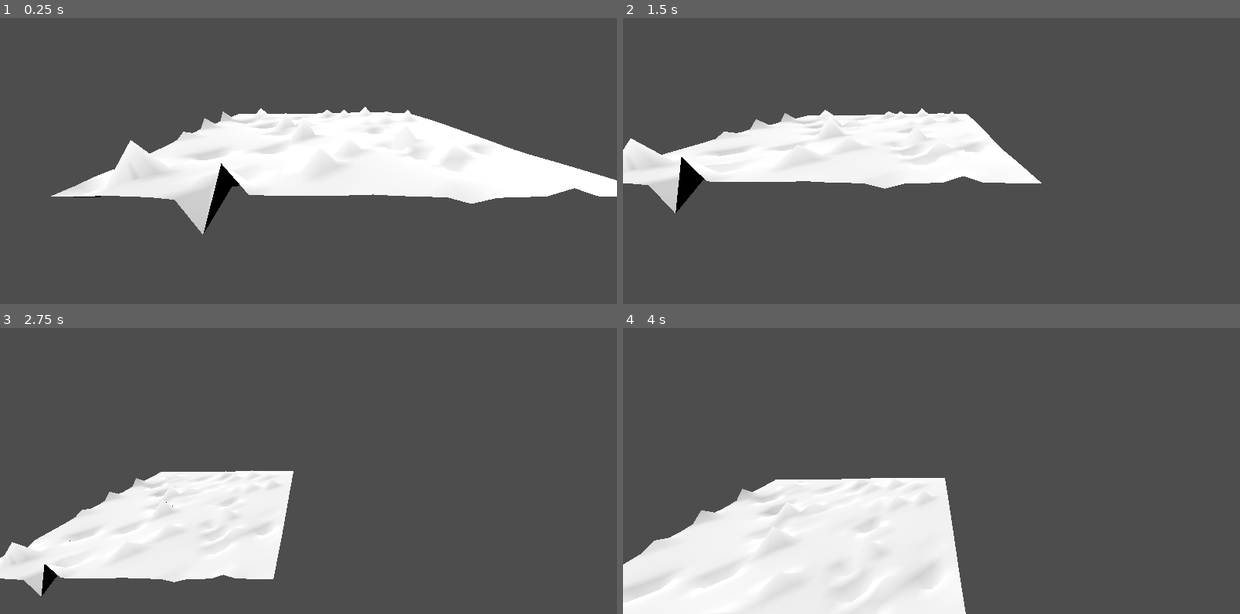
Above: before the commit, frames 1-4 (two rows, left to right).
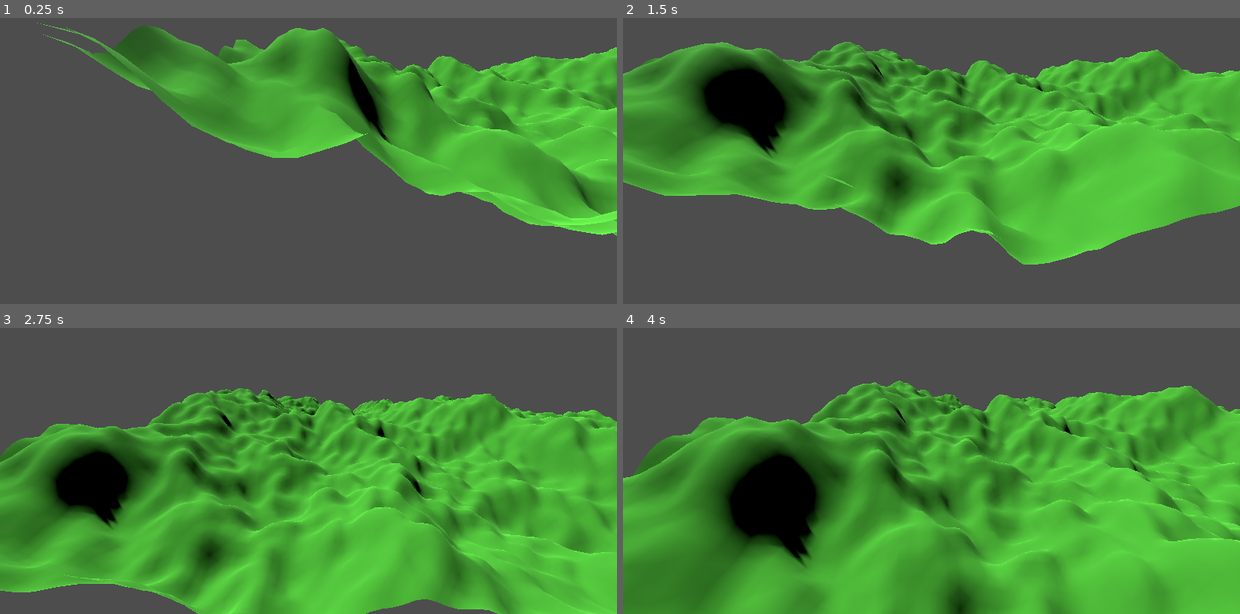
Above: after the commit, the same moments.

Repository: Darius-Gillingham/comp360-group
Game: Godot game, scene res://test3d.tscn
Two runs of this game, one before a commit and one after it. Both use one fixed random seed, a clock stepped at 60 frames per second and the inputs below.
Inputs (mouse positions are in pixels of both pictures, inside the frame that each line leads up to):
- Up to frame 1 (0.25 s): no input
- Up to frame 2 (1.5 s): tap Enter at 0.5 s; move the mouse to (1067, 112) at 0.52 s; hold D 0.53-1.28 s; hold Shift (Sprint, bound only after the commit) 0.53-1.28 s; move the mouse to (808, 146) at 1.27 s; hold S from 1.28 s (still down); tap Shift (Sprint, bound only after the commit) at 1.35 s
- Up to frame 3 (2.75 s): move the mouse to (370, 365) at 2.02 s; release S at 2.03 s; hold D from 2.03 s (still down); hold Q from 2.03 s (still down); tap Shift (Sprint, bound only after the commit) at 2.3 s
- Up to frame 4 (4 s): move the mouse to (900, 511) at 2.77 s; release D at 2.78 s; release Q at 2.78 s; hold W 2.78-3.53 s; tap E at 2.85 s; tap Shift (Sprint, bound only after the commit) at 3.05 s; move the mouse to (1116, 493) at 3.52 s; hold A from 3.53 s (still down); hold Shift (Sprint, bound only after the commit) from 3.53 s (still down)

The runs differ from the first frame. In frame 1, 43% of the frame differs, in the area x 6-100%, y 1-77%; in frame 2, 57%; in frame 3, 69%; in frame 4, 73%, in the area x 0-100%, y 18-100%.

Commit message:
Implemented Map Elevation (and sprinting)
Added functionality to generate FNL noise image and edit surface mesh elevation for each vertex given the value of its respective noise pixel.

Also saves noise image as .png for comparison to map.

Also added a sprint button "shift" to move the camera around faster if desired

Diff:
--- a/camera_movement.gd
+++ b/camera_movement.gd
@@ -47,3 +47,8 @@
 		camera.translate(transform.basis.z * camera_move_speed * delta)
 	elif Input.is_key_pressed(KEY_W):
 		camera.translate(-transform.basis.z * camera_move_speed * delta)
+
+	if Input.is_action_pressed("Sprint"): #added sprint function to move faster if desired
+		camera_move_speed = 10
+	else:
+		camera_move_speed = 3
--- a/project.godot
+++ b/project.godot
@@ -19,6 +19,14 @@
 
 project/assembly_name="test3"
 
+[input]
+
+Sprint={
+"deadzone": 0.2,
+"events": [Object(InputEventKey,"resource_local_to_scene":false,"resource_name":"","device":-1,"window_id":0,"alt_pressed":false,"shift_pressed":false,"ctrl_pressed":false,"meta_pressed":false,"pressed":false,"keycode":0,"physical_keycode":4194325,"key_label":0,"unicode":0,"location":0,"echo":false,"script":null)
+]
+}
+
 [rendering]
 
 renderer/rendering_method="gl_compatibility"
--- a/surface.gd
+++ b/surface.gd
@@ -1,48 +1,30 @@
 extends Node3D
 
 #variables determining how peaks are generated
-@export var size:int = 25
+@export var size:int = 256
 @export var spacing:float = 0.25
-@export var num_peaks:int = 64
-@export var amplitude:float = 0.5
-
-var peaks = []
-
-#function for generating peaks randomly
-func _generate_peaks():
-	peaks.clear()
-	for i in range(num_peaks):
-		var px = randi() % size
-		var py = randi() % size
-		var ph = randf_range(-amplitude, amplitude)
-		peaks.append({ "pos": Vector2(px, py), "h": ph })
-
-#sets point's heights around peaks to gradually approach them
-func get_height(x:int, y:int) -> float:
-	var total_weight = 0.0
-	var weighted_height = 0.0
-	for peak in peaks:
-		var dist = peak["pos"].distance_to(Vector2(x,y)) + 0.001
-		var w = 1.0 / dist
-		total_weight += w
-		weighted_height += peak["h"] * w
-	return weighted_height / total_weight
+#@export var num_peaks:int = 64
+@export var amplitude:float = 5
+#var peaks = []
 
 
 func _ready():
-	randomize()
-	_generate_peaks()
 
-	var mesh_instance = MeshInstance3D.new()
-	var mat = StandardMaterial3D.new()
-	mat.cull_mode = BaseMaterial3D.CULL_DISABLED
+	#randomize()
+	#_generate_peaks()
 
-	mesh_instance.mesh = generate_grid_slow(25,.25)
-	mesh_instance.material_override = mat
-	add_child(mesh_instance)
+	var mesh_instance = MeshInstance3D.new() #create mesh
+	var mat = StandardMaterial3D.new() #create material for mesh
+	#mat.cull_mode = BaseMaterial3D.CULL_DISABLED
+	mat.albedo_color = Color(0.314, 0.784, 0.216, 1.0) #set color to green
+
+	var img_noise = generate_FNL_Noise(size) #generate noise image
+	mesh_instance.mesh = generate_grid_slow(size,.25, img_noise) #generate quad mesh with FNl image
+	mesh_instance.material_override = mat #set Mesh's material
+	add_child(mesh_instance) #add mesh to world
 	pass
 
-func generate_grid_slow(size, spacing):
+func generate_grid_slow(size, spacing, FNL): #creates size x size grid of points at heights calculated in get_FNL_Height
 	var st = SurfaceTool.new()
 	st.begin(Mesh.PRIMITIVE_TRIANGLES)
 	var vertex_count = 0
@@ -50,11 +32,18 @@
 	for x in range(size):
 		for y in range(size):
 
+			var h0 = get_FNL_Height(x,y, FNL)
+			var h1 = get_FNL_Height(x+1,y, FNL)
+			var h2 = get_FNL_Height(x+1, y+1, FNL)
+			var h3 = get_FNL_Height(x, y+1, FNL)
+
+
+
 			#vars changed to randomized heights
-			var h0 = get_height(x, y)
-			var h1 = get_height(x+1, y)
-			var h2 = get_height(x+1, y+1)
-			var h3 = get_height(x, y+1)
+			#var h0 = get_height(x, y)
+			#var h1 = get_height(x+1, y)
+			#var h2 = get_height(x+1, y+1)
+			#var h3 = get_height(x, y+1)
 
 			#random heights applied
 			st.set_uv(Vector2(0,0))
@@ -85,3 +74,71 @@
 	st.generate_normals() # normals point perpendicular up from each face
 	print(vertex_count/4, " quads printed")
 	return st.commit() # arranges mesh data structures into arrays
+
+
+	#function for generating peaks randomly
+#func _generate_peaks():
+	#peaks.clear()
+	#for i in range(num_peaks):
+		#var px = randi() % size
+		#var py = randi() % size
+		#var ph = randf_range(-amplitude, amplitude)
+		#peaks.append({ "pos": Vector2(px, py), "h": ph })
+#
+##sets point's heights around peaks to gradually approach them
+#func get_height(x:int, y:int) -> float:
+	#var total_weight = 0.0
+	#var weighted_height = 0.0
+	#for peak in peaks:
+		#var dist = peak["pos"].distance_to(Vector2(x,y)) + 0.001
+		#var w = 1.0 / dist
+		#total_weight += w
+		#weighted_height += peak["h"] * w
+	#return weighted_height / total_weight
+
+func generate_FNL_Noise(size): #Generates the noise map, this can be heavily tweaked to get ideal look for water or mountians etc
+	var noise = FastNoiseLite.new()
+	noise.noise_type = FastNoiseLite.TYPE_SIMPLEX
+	noise.fractal_type = FastNoiseLite.FRACTAL_FBM
+	noise.fractal_octaves = 5
+	noise.fractal_gain = 0.5
+
+	var img =  noise.get_seamless_image(size,size)
+	save_png(img)
+
+	return img
+
+func get_FNL_Height(x,y, FNL): #takes each pixel, finds the grayscale value [-1,1] and multiplies by amplitude to increase/decrease elevation
+	var tone = FNL.get_pixel(x,y)
+	var toneVal = tone.r
+	return (toneVal * 2.0 - 1.0) * amplitude
+
+func save_png(img): #saves FNL png for comparison after
+	# Save PNG for debugging (res:// saves into your project folder)
+	var save_path = "res://debug_noise.png"
+	var err = img.save_png(save_path)
+	if err == OK:
+		print("Noise saved to ", save_path)
+	else:
+		print("Error saving noise image: ", err)
+
+
+#function for generating peaks randomly
+#func _generate_peaks():
+	#peaks.clear()
+	#for i in range(num_peaks):
+		#var px = randi() % size
+		#var py = randi() % size
+		#var ph = randf_range(-amplitude, amplitude)
+		#peaks.append({ "pos": Vector2(px, py), "h": ph })
+#
+#sets point's heights around peaks to gradually approach them
+#func get_height(x:int, y:int) -> float:
+	#var total_weight = 0.0
+	#var weighted_height = 0.0
+	#for peak in peaks:
+		#var dist = peak["pos"].distance_to(Vector2(x,y)) + 0.001
+		#var w = 1.0 / dist
+		#total_weight += w
+		#weighted_height += peak["h"] * w
+	#return weighted_height / total_weight
--- a/test3d.tscn
+++ b/test3d.tscn
@@ -1,10 +1,13 @@
-[gd_scene load_steps=5 format=3 uid="uid://dbh0dabnmtfmf"]
+[gd_scene load_steps=6 format=3 uid="uid://dbh0dabnmtfmf"]
 
 [ext_resource type="Script" uid="uid://b2b2ibtfg1at" path="res://node_3d.gd" id="1_vf330"]
 [ext_resource type="Script" uid="uid://dehpav7dbf08b" path="res://camera_movement.gd" id="2_wcuis"]
 [ext_resource type="Script" uid="uid://bb85xdge3elfh" path="res://surface.gd" id="3_pboeg"]
 
 [sub_resource type="BoxMesh" id="BoxMesh_vf330"]
+
+[sub_resource type="StandardMaterial3D" id="StandardMaterial3D_pboeg"]
+albedo_color = Color(0.3882353, 1, 0.25882354, 1)
 
 [node name="Node3D" type="Node3D"]
 script = ExtResource("1_vf330")
@@ -20,6 +23,7 @@
 transform = Transform3D(6.3810635, 0, 0, 0, 0.045171738, 0, 0, 0, 2.5970929, -0.1892873, -0.41258, 0)
 visible = false
 mesh = SubResource("BoxMesh_vf330")
+surface_material_override/0 = SubResource("StandardMaterial3D_pboeg")
 
 [node name="Node3D" type="Node3D" parent="."]
 script = ExtResource("2_wcuis")
